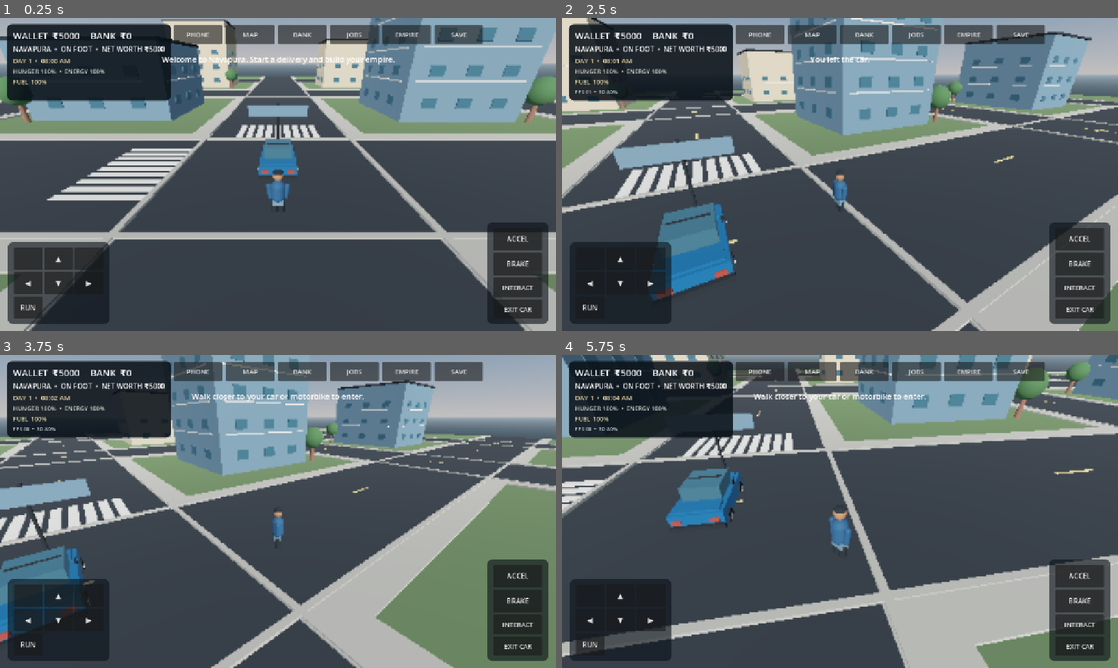
Above: before the commit, frames 1-4 (two rows, left to right).
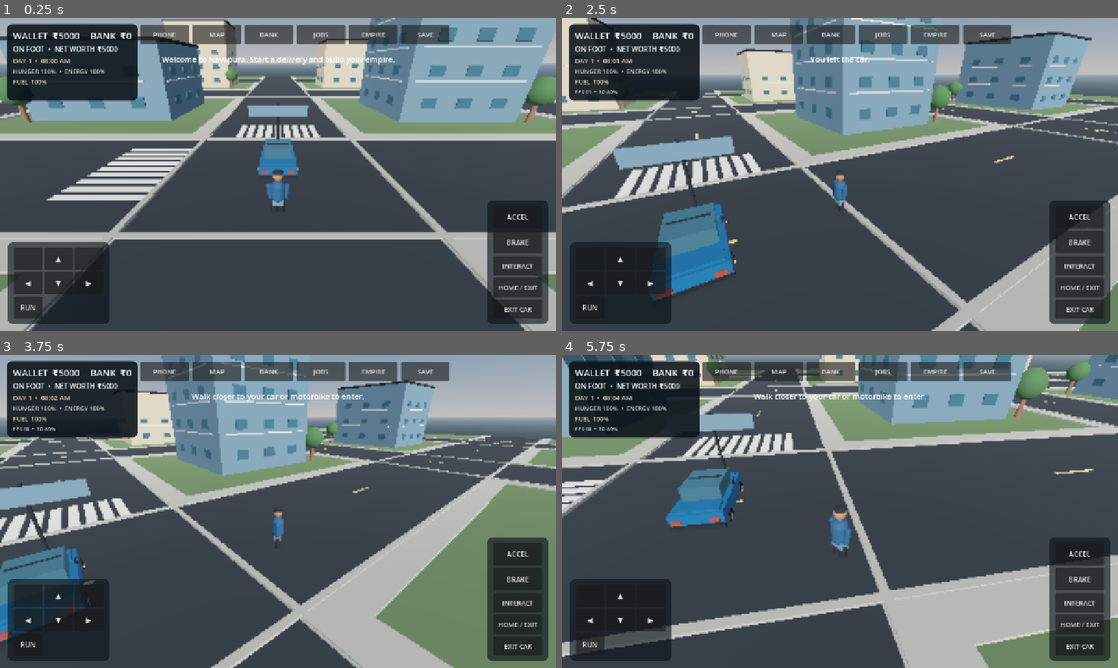
Above: after the commit, the same moments.

Repository: g82202773-coder/-blue-orbit-731
Game: Godot game, scene res://scenes/main.tscn
Two runs of this game, one before a commit and one after it. Both use one fixed random seed, a clock stepped at 60 frames per second and the inputs below.
Inputs (mouse positions are in pixels of both pictures, inside the frame that each line leads up to):
- Up to frame 1 (0.25 s): no input
- Up to frame 2 (2.5 s): click "INTERACT" at 0.5 s; move the mouse to (962, 158) at 1.27 s; hold D (move_right) 1.28-2 s; tap E (interact) at 1.35 s; click (962, 158) at 1.42 s; drag from (728, 190) to (812, 237) at 2.02 s
- Up to frame 3 (3.75 s): move the mouse to (333, 442) at 2.77 s; hold D (move_right) 2.78-3.5 s; tap E (interact) at 2.85 s; drag from (250, 574) to (111, 464) at 3.52 s
- Up to frame 4 (5.75 s): move the mouse to (1006, 558) at 4.27 s; hold A (move_left) 4.28-5 s; tap E (interact) at 4.35 s; drag from (673, 464) to (756, 433) at 5.02 s

The runs differ from the first frame. In frame 1, 4.0% of the frame differs, in the area x 2-99%, y 1-87%; in frame 2, 4.1%; in frame 3, 3.9%; in frame 4, 4.2%.

Commit message:
Build purchasable starter home, furnished interior, entry exit and home-only sleep

Diff:
--- a/scripts/main.gd
+++ b/scripts/main.gd
@@ -9,11 +9,15 @@
 const TRAFFIC_SCRIPT = preload("res://scripts/traffic_vehicle.gd")
 const PEDESTRIAN_SCRIPT = preload("res://scripts/pedestrian.gd")
 const MINIMAP_SCRIPT = preload("res://scripts/minimap.gd")
+const HOME_DOOR_POSITION := Vector3(100.0, 1.0, 98.0)
+const HOME_INTERIOR_POSITION := Vector3(150.0, 1.0, 150.0)
 
 var mats: Dictionary = {}
 var game_environment: Environment
 var procedural_sky: ProceduralSkyMaterial
 var sun_light: DirectionalLight3D
+var home_interior: Node3D
+var home_sign: Label3D
 var window_transforms: Array[Transform3D] = []
 var trim_transforms: Array[Transform3D] = []
 var lane_transforms: Array[Transform3D] = []
@@ -84,6 +88,7 @@
     _create_materials()
     _build_environment()
     _build_city()
+    _build_home_property()
     _build_player()
     _build_car()
     if GameState.bike_owned:
@@ -106,6 +111,14 @@
     player.global_position = GameState.player_position
     if player.global_position.y < 0.8:
         player.global_position.y = 1.0
+    if GameState.inside_home and GameState.home_owned:
+        home_interior.show()
+        GameState.was_driving = false
+        player.global_position = GameState.player_position
+        camera_distance = 5.5
+    else:
+        GameState.inside_home = false
+        home_interior.hide()
     if GameState.was_driving:
         active_vehicle_kind = GameState.active_vehicle_kind
         if active_vehicle_kind == "motorbike" and is_instance_valid(bike):
@@ -306,6 +319,108 @@
         pedestrian.set("walk_speed", 1.0 + float(i % 2) * 0.25)
         pedestrian.set("clothing_color", clothes[i])
         add_child(pedestrian)
+
+func _build_home_property() -> void:
+    var exterior := Node3D.new()
+    exterior.name = "StarterHomeExterior"
+    exterior.position = Vector3(100.0, 0.0, 104.0)
+    add_child(exterior)
+    _static_box(exterior, Vector3(0.4, 4.8, 10.0), Vector3(-6.0, 2.4, 0.0), mats["cream"], "HomeWestWall")
+    _static_box(exterior, Vector3(0.4, 4.8, 10.0), Vector3(6.0, 2.4, 0.0), mats["cream"], "HomeEastWall")
+    _static_box(exterior, Vector3(12.0, 4.8, 0.4), Vector3(0.0, 2.4, 5.0), mats["cream"], "HomeRearWall")
+    _static_box(exterior, Vector3(4.8, 4.8, 0.4), Vector3(-3.6, 2.4, -5.0), mats["cream"], "HomeFrontLeft")
+    _static_box(exterior, Vector3(4.8, 4.8, 0.4), Vector3(3.6, 2.4, -5.0), mats["cream"], "HomeFrontRight")
+    _box_mesh(exterior, Vector3(13.2, 0.48, 11.2), Vector3(0.0, 4.95, 0.0), mats["brick"], "HomeRoof")
+    _box_mesh(exterior, Vector3(4.0, 0.18, 2.4), Vector3(0.0, 0.12, -6.1), mats["sidewalk"], "HomePorch")
+    _box_mesh(exterior, Vector3(1.6, 2.8, 0.14), Vector3(0.0, 1.48, -5.16), mats["dark"], "HomeDoor")
+    _box_mesh(exterior, Vector3(0.18, 3.0, 0.18), Vector3(-0.95, 1.5, -5.1), mats["white"], "DoorFrameLeft")
+    _box_mesh(exterior, Vector3(0.18, 3.0, 0.18), Vector3(0.95, 1.5, -5.1), mats["white"], "DoorFrameRight")
+    _box_mesh(exterior, Vector3(0.12, 0.12, 0.1), Vector3(0.56, 1.45, -5.27), mats["yellow"], "DoorHandle")
+    for window_x in [-4.0, 4.0]:
+        _box_mesh(exterior, Vector3(1.4, 1.35, 0.12), Vector3(window_x, 2.7, -5.23), mats["glass"], "HomeFrontWindow")
+        _box_mesh(exterior, Vector3(1.55, 0.12, 0.18), Vector3(window_x, 2.7, -5.3), mats["white"], "HomeWindowSill")
+    home_sign = Label3D.new()
+    home_sign.name = "HomeForSaleSign"
+    home_sign.text = "STARTER HOME • ₹3,000"
+    home_sign.font_size = 34
+    home_sign.outline_size = 6
+    home_sign.modulate = Color("#fff2d5")
+    home_sign.position = Vector3(0.0, 4.1, -5.28)
+    home_sign.pixel_size = 0.009
+    exterior.add_child(home_sign)
+
+    # The furnished room is a lightweight interior sector, hidden until entered.
+    home_interior = Node3D.new()
+    home_interior.name = "StarterHomeInterior"
+    home_interior.position = Vector3(150.0, 0.0, 150.0)
+    add_child(home_interior)
+    _box_mesh(home_interior, Vector3(14.0, 0.18, 14.0), Vector3(0.0, -0.1, 0.0), mats["concrete"], "InteriorFloor")
+    _box_mesh(home_interior, Vector3(14.0, 3.8, 0.25), Vector3(0.0, 1.8, -7.0), mats["cream"], "InteriorNorthWall")
+    _box_mesh(home_interior, Vector3(5.8, 3.8, 0.25), Vector3(-4.1, 1.8, 7.0), mats["cream"], "InteriorSouthLeft")
+    _box_mesh(home_interior, Vector3(5.8, 3.8, 0.25), Vector3(4.1, 1.8, 7.0), mats["cream"], "InteriorSouthRight")
+    _box_mesh(home_interior, Vector3(0.25, 3.8, 14.0), Vector3(-7.0, 1.8, 0.0), mats["cream"], "InteriorWestWall")
+    _box_mesh(home_interior, Vector3(0.25, 3.8, 14.0), Vector3(7.0, 1.8, 0.0), mats["cream"], "InteriorEastWall")
+    _box_mesh(home_interior, Vector3(1.4, 2.9, 0.12), Vector3(0.0, 1.45, -6.84), mats["dark"], "InteriorFrontDoor")
+    _box_mesh(home_interior, Vector3(3.2, 0.28, 4.0), Vector3(-3.7, 0.48, -3.7), mats["brick"], "BedFrame")
+    _box_mesh(home_interior, Vector3(3.0, 0.34, 3.8), Vector3(-3.7, 0.77, -3.7), mats["white"], "BedMattress")
+    _box_mesh(home_interior, Vector3(1.0, 0.25, 1.0), Vector3(-4.25, 1.02, -5.0), mats["cream"], "BedPillow")
+    _box_mesh(home_interior, Vector3(2.8, 0.8, 0.95), Vector3(3.8, 0.55, -4.8), mats["blue"], "InteriorSofa")
+    _box_mesh(home_interior, Vector3(2.3, 0.38, 1.3), Vector3(0.8, 0.32, 0.3), mats["brick"], "CoffeeTable")
+    _box_mesh(home_interior, Vector3(3.8, 0.95, 0.85), Vector3(4.65, 0.8, 4.5), mats["cream"], "KitchenCounter")
+    _box_mesh(home_interior, Vector3(1.1, 0.08, 0.6), Vector3(4.65, 1.34, 4.5), mats["dark"], "KitchenCooktop")
+    _box_mesh(home_interior, Vector3(0.7, 1.8, 0.7), Vector3(-5.5, 0.9, 3.8), mats["brick"], "Wardrobe")
+    _box_mesh(home_interior, Vector3(3.0, 1.3, 0.12), Vector3(0.0, 2.25, -6.82), mats["glass"], "InteriorWindow")
+    var interior_light := StandardMaterial3D.new()
+    interior_light.albedo_color = Color("#f1d7a2")
+    interior_light.emission_enabled = true
+    interior_light.emission = Color("#f1d7a2")
+    interior_light.emission_energy_multiplier = 0.55
+    _box_mesh(home_interior, Vector3(1.1, 0.12, 1.1), Vector3(0.0, 3.35, 0.0), interior_light, "CeilingLight")
+    home_interior.hide()
+
+func _enter_home() -> void:
+    if not GameState.home_owned:
+        _show_toast("Purchase the starter home from the Empire menu first.")
+        return
+    if player.global_position.distance_to(HOME_DOOR_POSITION) > 6.0:
+        _show_toast("Go to your starter home's front door to enter.")
+        return
+    GameState.home_return_position = player.global_position
+    GameState.inside_home = true
+    GameState.was_driving = false
+    driving = false
+    active_vehicle = null
+    car_speed = 0.0
+    home_interior.show()
+    player.global_position = HOME_INTERIOR_POSITION
+    player.rotation.y = 0.0
+    player.velocity = Vector3.ZERO
+    camera_yaw = 0.0
+    camera_distance = 5.5
+    GameState.set_player_position(player.global_position)
+    GameState.save_game()
+    _refresh_ui()
+    _show_toast("Welcome home. You can rest here to advance the day.")
+
+func _exit_home() -> void:
+    if not GameState.inside_home:
+        return
+    home_interior.hide()
+    GameState.inside_home = false
+    player.global_position = GameState.home_return_position
+    player.velocity = Vector3.ZERO
+    camera_yaw = 0.0
+    camera_distance = 8.5
+    GameState.set_player_position(player.global_position)
+    GameState.save_game()
+    _refresh_ui()
+    _show_toast("You left your home.")
+
+func _home_action() -> void:
+    if GameState.inside_home:
+        _exit_home()
+    else:
+        _enter_home()
 
 func _build_building(center: Vector3, size: Vector3, facade: Material, index: int) -> void:
     var body := StaticBody3D.new()
@@ -776,6 +891,7 @@
     _add_hold_button(action_box, "ACCEL", func(): throttle_touch = 1.0, func(): throttle_touch = 0.0, 112.0)
     _add_hold_button(action_box, "BRAKE", func(): throttle_touch = -1.0, func(): throttle_touch = 0.0, 112.0)
     _add_button(action_box, "INTERACT", _interact, 112.0)
+    _add_button(action_box, "HOME / EXIT", _home_action, 112.0)
     _add_button(action_box, "EXIT CAR", _exit_car, 112.0)
 
 func _set_move_x(value: float) -> void:
@@ -870,6 +986,7 @@
     empire_info.autowrap_mode = TextServer.AUTOWRAP_WORD_SMART
     empire_box.add_child(empire_info)
     _add_button(empire_box, "BUY STARTER HOME • ₹3,000", _buy_home, 280.0)
+    _add_button(empire_box, "ENTER / EXIT HOME", _home_action, 280.0)
     bike_button = _add_button(empire_box, "BUY MOTORBIKE • ₹2,500", _buy_bike, 280.0)
     _add_button(empire_box, "BUY CORNER SHOP • ₹4,000", _buy_shop, 280.0)
     _add_button(empire_box, "HIRE SHOP EMPLOYEE • ₹500", _hire_shop_employee, 280.0)
@@ -996,6 +1113,9 @@
     else:
         player.velocity.y = -0.5
     player.move_and_slide()
+    if GameState.inside_home:
+        player.global_position.x = clampf(player.global_position.x, 143.4, 156.6)
+        player.global_position.z = clampf(player.global_position.z, 143.4, 156.6)
     _animate_player(delta, input_axis.length() > 0.05, speed)
     GameState.set_player_position(player.global_position)
 
@@ -1066,8 +1186,12 @@
 
 func _update_camera(delta: float) -> void:
     var focus := active_vehicle.global_position if driving and is_instance_valid(active_vehicle) else player.global_position
-    var offset := Vector3(0.0, 5.0, camera_distance).rotated(Vector3.UP, camera_yaw)
+    var offset := Vector3(0.0, 2.35 if GameState.inside_home else 5.0, camera_distance).rotated(Vector3.UP, camera_yaw)
     var desired := focus + offset
+    if GameState.inside_home:
+        desired.x = clampf(desired.x, 143.5, 156.5)
+        desired.y = clampf(desired.y, 0.8, 3.55)
+        desired.z = clampf(desired.z, 143.5, 156.5)
     camera.global_position = camera.global_position.lerp(desired, clampf(delta * 5.0, 0.0, 1.0))
     camera.look_at(focus + Vector3(0.0, 1.0, 0.0), Vector3.UP)
 
@@ -1167,8 +1291,14 @@
     _refresh_ui()
 
 func _interact() -> void:
+    if GameState.inside_home:
+        _exit_home()
+        return
     if driving:
         _exit_car()
+        return
+    if GameState.home_owned and player.global_position.distance_to(HOME_DOOR_POSITION) <= 5.5:
+        _enter_home()
         return
     var nearest_vehicle: CharacterBody3D = car
     var nearest_distance := player.global_position.distance_to(car.global_position)
@@ -1279,6 +1409,9 @@
         _refresh_ui()
 
 func _next_day() -> void:
+    if not GameState.inside_home:
+        _show_toast("You must enter your home before sleeping.")
+        return
     if GameState.sleep_at_home():
         _refresh_ui()
 
@@ -1289,6 +1422,10 @@
         GameState.set_vehicle_state(active_vehicle_kind, active_vehicle.global_position, active_vehicle.rotation.y, true)
     else:
         GameState.was_driving = false
+    if GameState.inside_home:
+        GameState.home_return_position = GameState.home_return_position
+    else:
+        GameState.inside_home = false
 
 func _save_now() -> void:
     _sync_save_state()
@@ -1307,8 +1444,10 @@
     _update_fuel_hud()
     if is_instance_valid(map_panel) and map_panel.visible:
         _update_minimap()
-    var travel_state := "DRIVING %s" % active_vehicle_kind.to_upper() if driving else "ON FOOT"
-    location_label.text = "NAVAPURA  •  %s  •  NET WORTH ₹%d" % [travel_state, GameState.net_worth()]
+    var travel_state := "HOME INTERIOR" if GameState.inside_home else ("DRIVING %s" % active_vehicle_kind.to_upper() if driving else "ON FOOT")
+    location_label.text = "%s  •  NET WORTH ₹%d" % [travel_state, GameState.net_worth()]
+    if is_instance_valid(home_sign):
+        home_sign.text = "YOUR STARTER HOME" if GameState.home_owned else "STARTER HOME • ₹3,000"
     if is_instance_valid(bank_info):
         var recent := ""
         for i in range(mini(GameState.transactions.size(), 5)):
